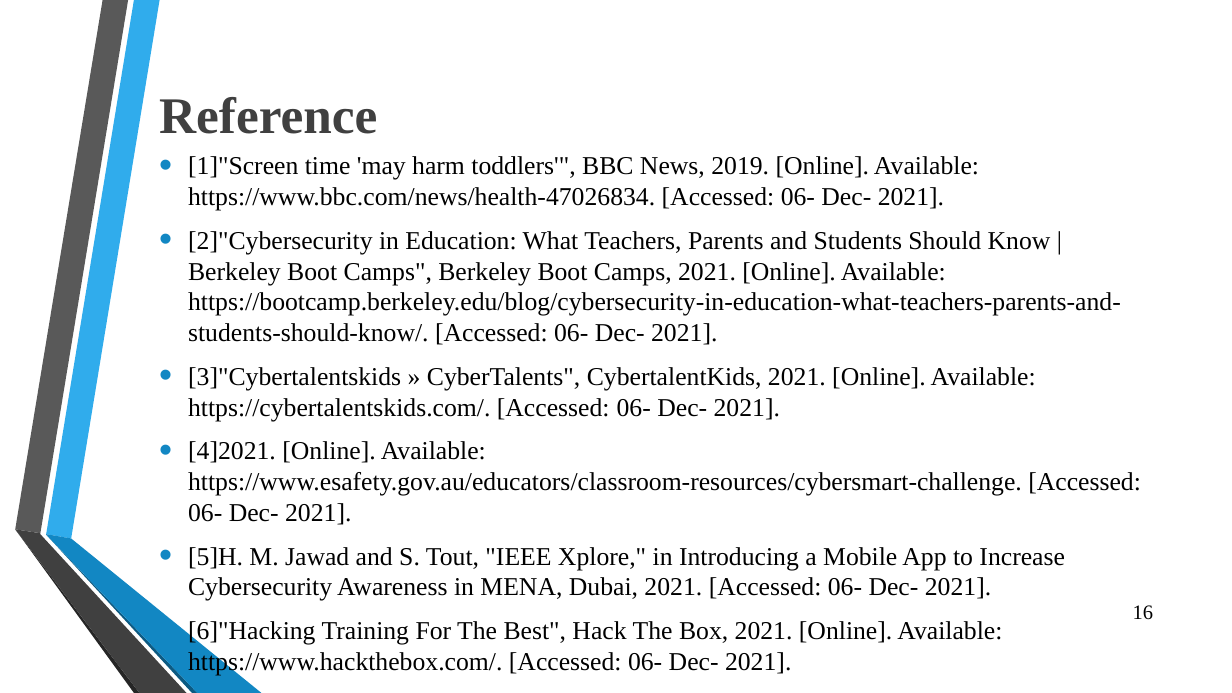
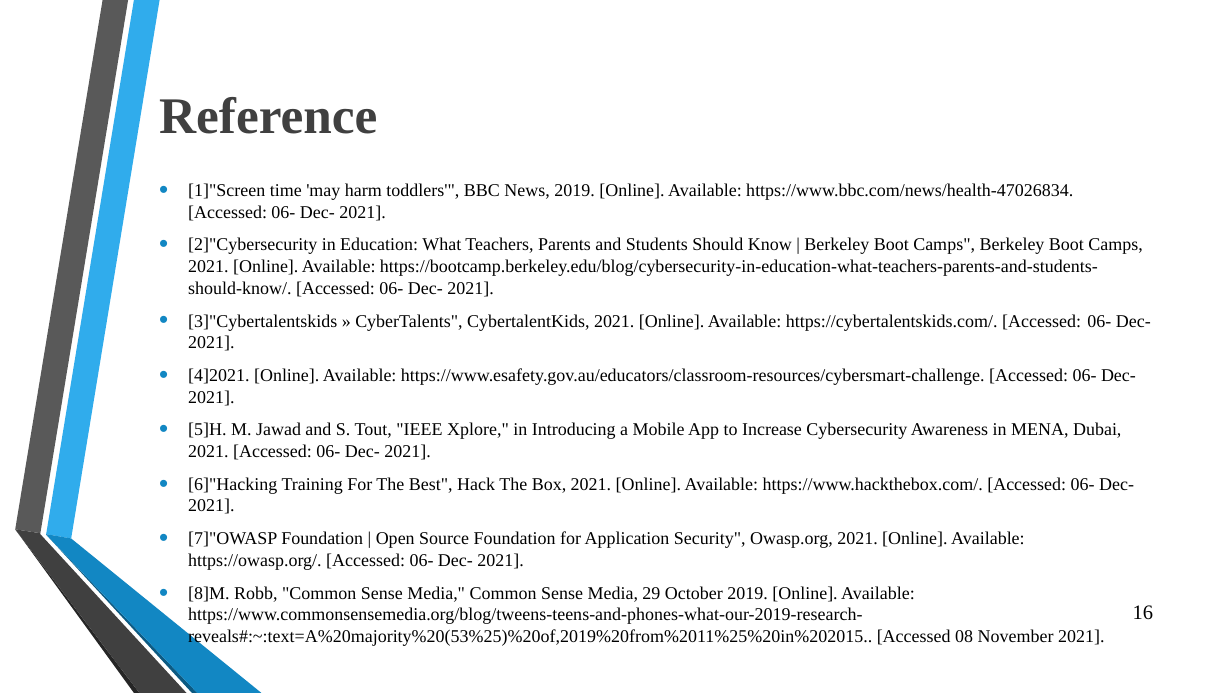
Before and after one commit to OmarSedkyUI/CyberLearningAdventureJunior, a slide deck: slide 17 of Graduation_Project_Presentation_FinalSeminar.pptx. Drawn at 1232x693 pixels with LibreOffice and Linux fonts; fonts in the diff are those of the drawing; background and template pictures are left out. Boxes give left, top, right and bottom in pixels: in the first picture for what was removed or moved away, otherwise in the second. Text is boxed around its words. In the diff, an @@ line names an element or a change of style, - is before the commit and + after.

```diff
--- a/Graduation_Project_Presentation_FinalSeminar.pptx
+++ b/Graduation_Project_Presentation_FinalSeminar.pptx
@@ text at <box>188,183,1151,514</box>: size 20 to 14 pt in "[1]"Screen time 'may harm toddlers'", BBC News, ...", "[2]"Cybersecurity in Education: What Teachers, Parents and ...", "[3]"Cybertalentskids » CyberTalents", CybertalentKids, 2021. ...", "[4]2021. [Online]. Available: https://www.esafety.gov.au/edu ..." and 2 more places; less space between paragraphs @@
@@ text at <box>188,531,1104,646</box>: paragraphs added @@
+• [7]"OWASP Foundation | Open Source Foundation for Application Security", Owasp.org, 2021. [Online]. Available: https://owasp.org/. [Accessed: 06- Dec- 2021].
+• [8]M. Robb, "Common Sense Media," Common Sense Media, 29 October 2019. [Online]. Available: https://www.commonsensemedia.org/blog/tweens-teens-and-phones-what-our-2019-research-reveals#:~:text=A%20majority%20(53%25)%20of,2019%20from%2011%25%20in%202015.. [Accessed 08 November 2021].
```
Also in this commit, not shown: 4 other slides changed, 1 slide removed.
